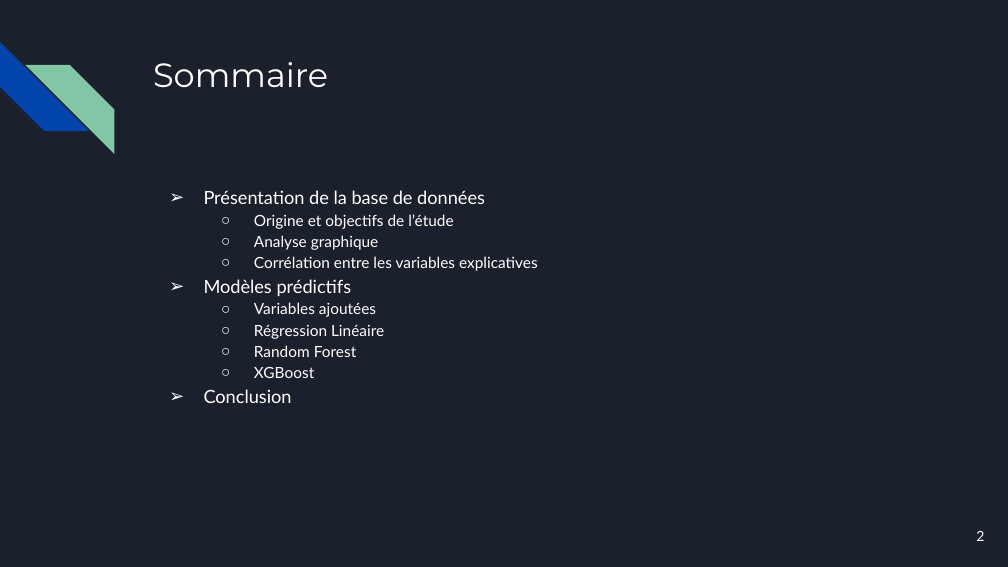
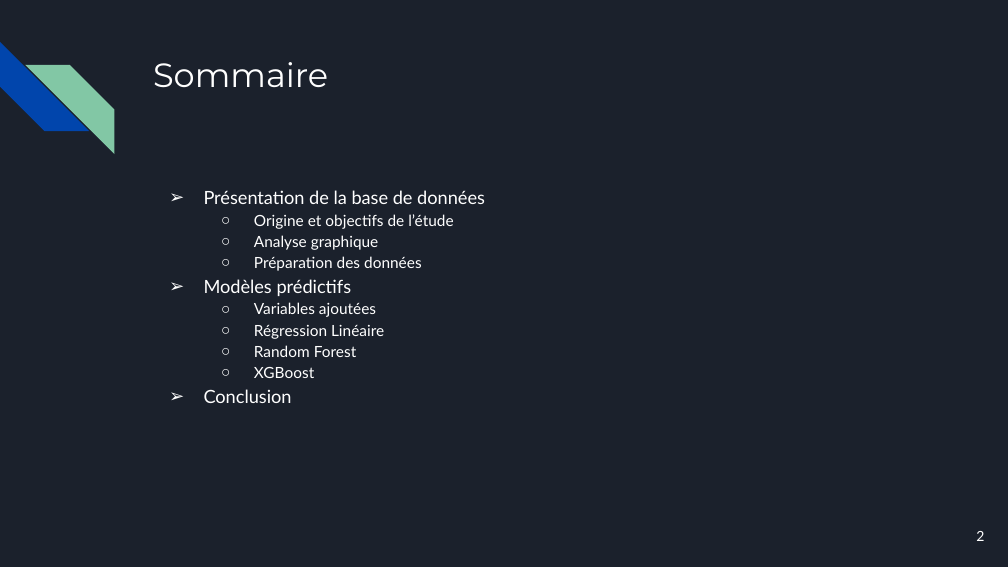
Before and after one commit to Papushkado/Real-Estate-predictions, a slide deck: slide 2 of Machine_Learning_ISUP.pptx. Drawn at 1008x567 pixels with LibreOffice and Linux fonts; fonts in the diff are those of the drawing. Boxes give left, top, right and bottom in pixels: in the first picture for what was removed or moved away, otherwise in the second. Text is boxed around its words. In the diff, an @@ line names an element or a change of style, - is before the commit and + after.

```diff
--- a/Machine_Learning_ISUP.pptx
+++ b/Machine_Learning_ISUP.pptx
@@ text at (254, 256, 422, 271): text changed @@
-  ○ Corrélation entre les variables explicatives
+  ○ Préparation des données
```
Also in this commit, not shown: 2 other slides changed, 3 slides added, 1 slide removed, 1 other file.
